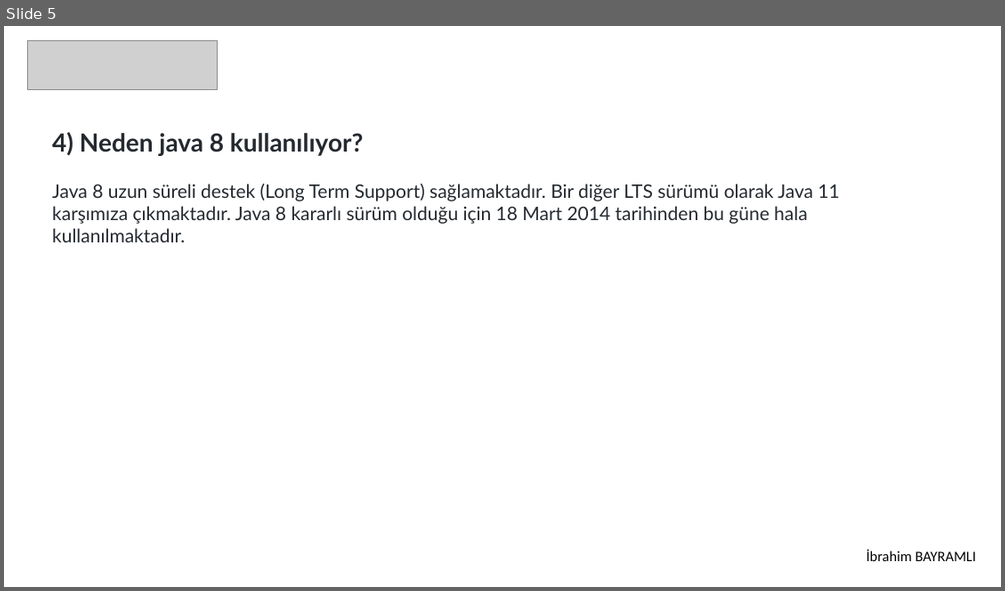
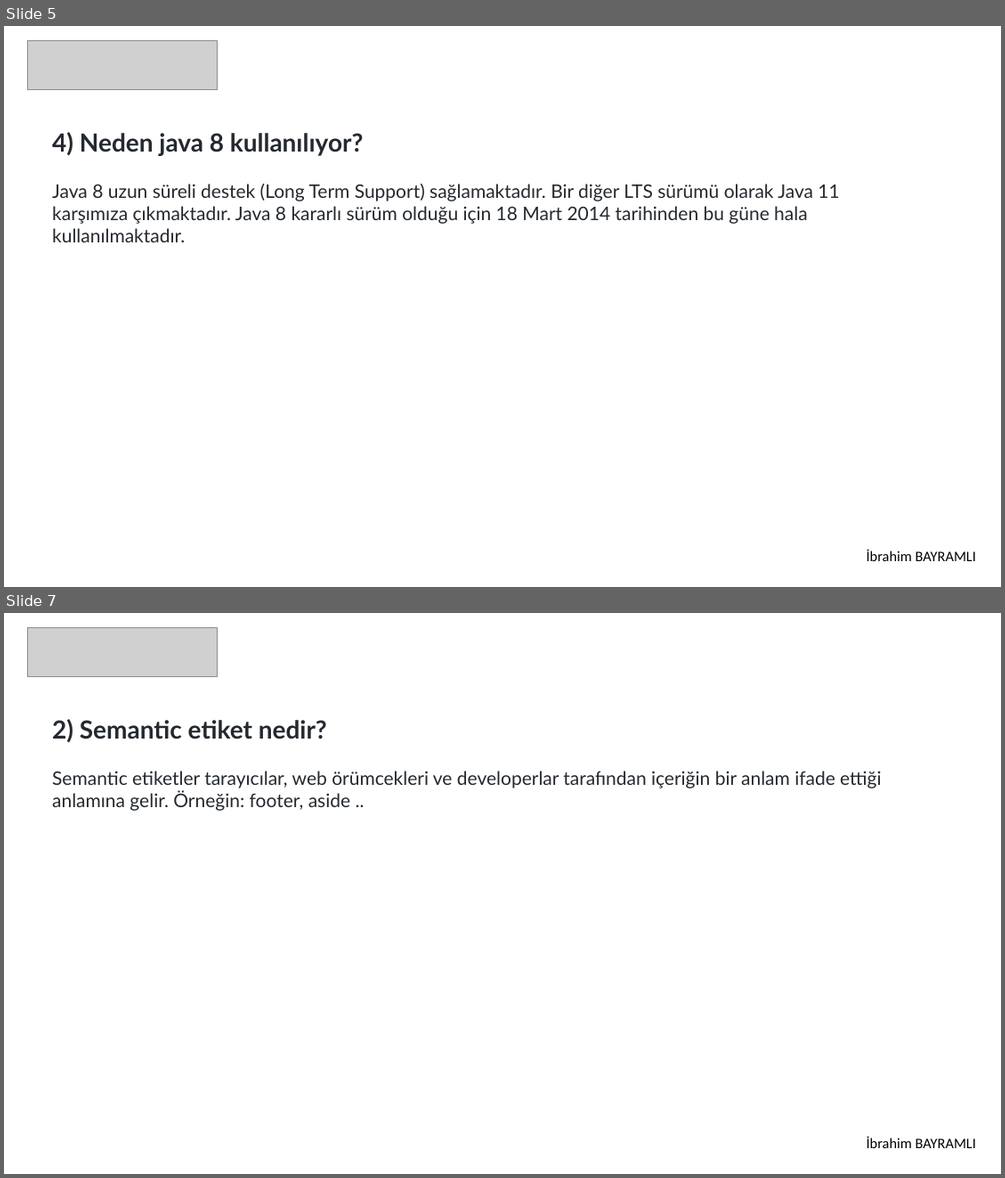
Before and after one commit to 207-Atmosware-Java-Bootcamp/2-hafta-pazartesi-odevi-ibrahimbayramli, a slide deck: Odev.pptx. Shown one above the other, each under a label of ours: slide 5 before the commit, slides 5 and 7 after it; the slides between them are not shown. The pictures are 1005x591 and 1005x1178 pixels, drawn with LibreOffice and Linux fonts; fonts in the diff are those of the drawing; grey boxes stand for pictures. Boxes give left, top, right and bottom in pixels: in the first picture for what was removed or moved away, otherwise in the second. Text is boxed around its words. In the diff, an @@ line names an element or a change of style, - is before the commit and + after.

```diff
--- a/Odev.pptx
+++ b/Odev.pptx
@@ slide 7 added at (4,613,1001,1174), background #FFFFFF @@
@@ picture added at (28,627,217,676) @@
@@ text added at (52,719,881,811), 18 pt, text #24292F @@
+2) Semantic etiket nedir?
+Semantic etiketler tarayıcılar, web örümcekleri ve developerlar tarafından içeriğin bir anlam ifade ettiği anlamına gelir. Örneğin: footer, aside ..
@@ text added at (866,1136,976,1148), 14 pt, text #000000 @@
+İbrahim BAYRAMLI
```
Also in this commit, not shown: 15 other slides added, 4 other files.
